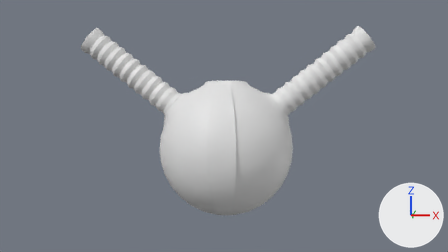
An edit to the Blender file Copernicus/Copernicus.blend, drawn before and after from the same camera.
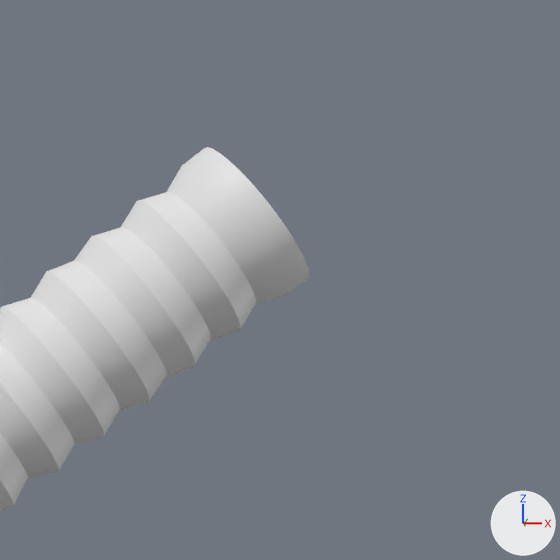
The first picture shows the older version from the file's camera 'Camera'. The close-ups show both versions on the part from 72% to 93% of the width and 0% to 38% of the height of that picture. The axes (+X, +Y, +Z) are drawn at lower right. The lights are the same throughout.
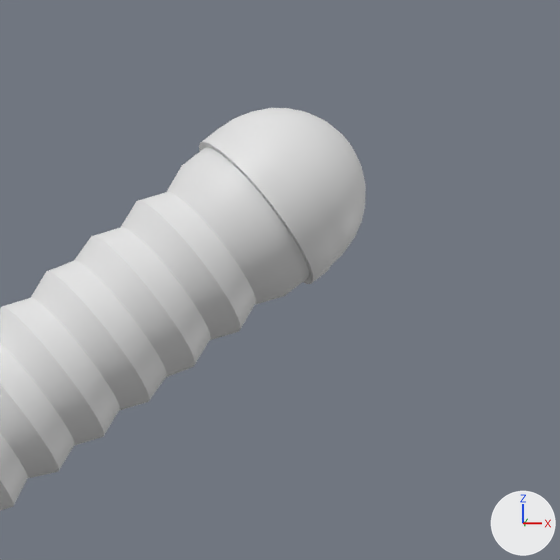
Edits to the bpy script that builds the scene:
```text
Change me_sphere:
    used by ob_sphere; location = (0.0, 0.0, 0.0)
    remove me_sphere.from_pydata(...)  # 1113 vertices, 1118 faces; spans x 0.0..2.2, y -1.03..1.0, z -1.0..1.82
    add me_sphere.from_pydata(...)  # 1594 vertices, 1469 faces, 160 loose edges; spans x 0.0..2.37, y -1.03..1.0, z -1.0..1.92
    me_sphere part 1: 481 vertices added at x 1.94..2.37, y -0.22..0.22, z 1.48..1.92
```

Where the change shows, as pixel boxes (x1, y1, x2, y2) in the close-ups (560 x 560 px):
'Sphere', reshaped
    before: (0, 147, 309, 511)
    after: (0, 108, 366, 511)
part 1 of me_sphere, added
    after: (199, 108, 366, 284)
